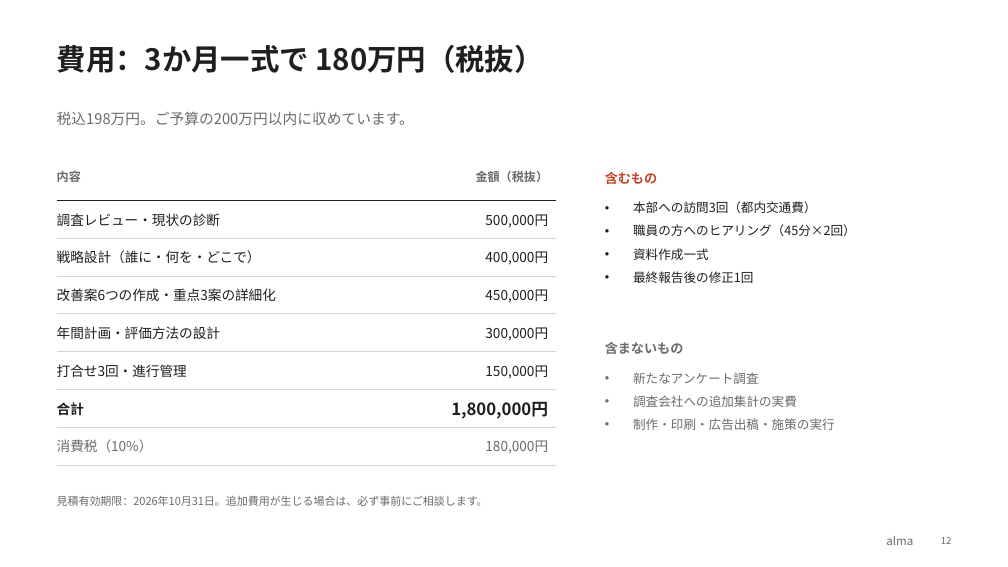
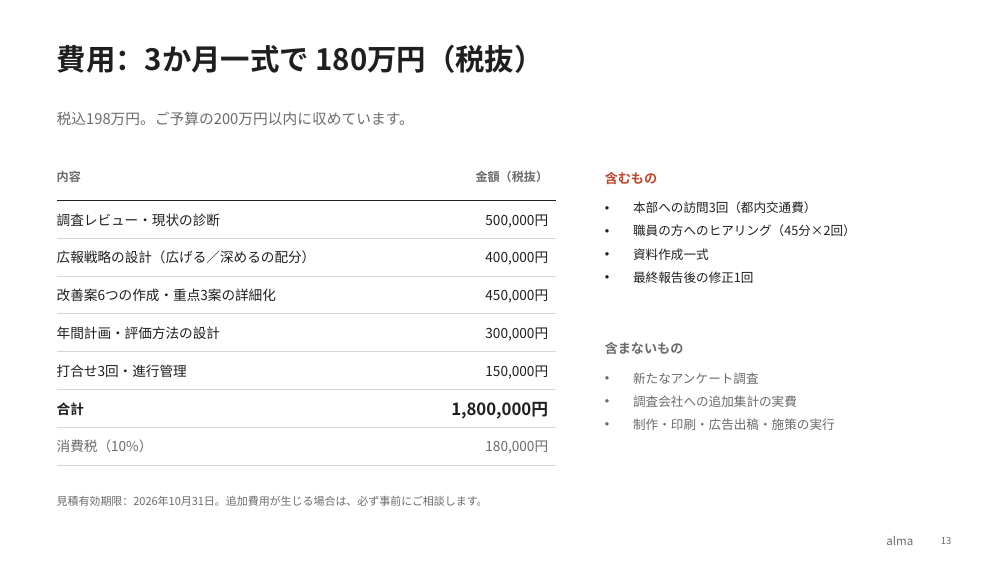
Before and after one commit to araiezes-ai/my-website, a slide deck: slide 13 of proposals/alma_houterasu_proposal_20260930.pptx (slide 12 before the commit). Drawn at 1008x567 pixels with LibreOffice and Linux fonts; fonts in the diff are those of the drawing. Boxes give left, top, right and bottom in pixels: in the first picture for what was removed or moved away, otherwise in the second. Text is boxed around its words. In the diff, an @@ line names an element or a change of style, - is before the commit and + after.

```diff
--- a/proposals/alma_houterasu_proposal_20260930.pptx
+++ b/proposals/alma_houterasu_proposal_20260930.pptx
@@ table at bbox=[57, 163, 556, 457] @@
-row 3, column 1: 戦略設計（誰に・何を・どこで）
+row 3, column 1: 広報戦略の設計（広げる／深めるの配分）
```
Also in this commit, not shown: 7 other slides changed, 6 slides added, 5 slides removed.
